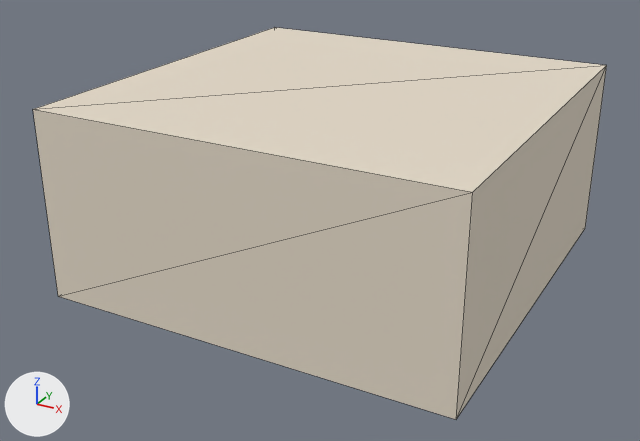
A saved change to the glTF model public/buildings/lot_4x4.glb.
Rendered twice from a 50 mm camera at (43.9, -40.5, 30.8) aimed at (14.5, 13.0, 4.1). The lights are fixed; the arrows at lower left show +X, +Y and +Z. The first picture is the older version. Mesh edges are drawn as thin lines. Vertices at exactly the same position are counted once.

Names of what the first picture shows: 'lot_4x4'.
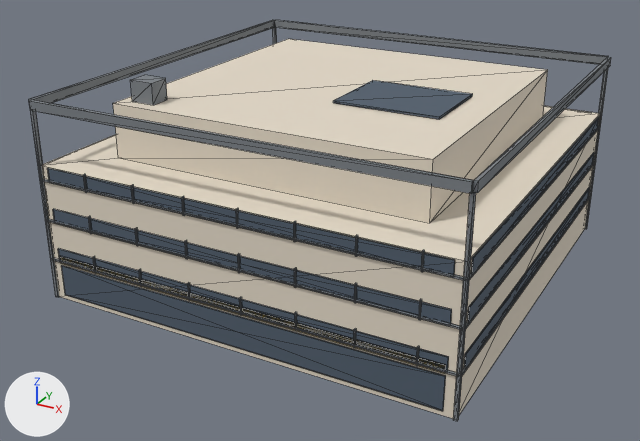
Where the change shows, as pixel boxes [x1, y1, x2, y2] in the pictures (640 x 441 px):
'lot_4x4', reshaped
    before: [33, 27, 607, 419]
    after: [29, 20, 611, 421]
part 1 of me_lot_4x4, added (pale yellow)
    after: [113, 39, 548, 223]
part 2 of me_lot_4x4, added
    after: [131, 75, 167, 105]
part 3 of me_lot_4x4, added
    after: [421, 250, 425, 272]
part 4 of me_lot_4x4, added
    after: [51, 258, 459, 376]
part 5 of me_lot_4x4, added
    after: [461, 194, 592, 376]
part 6 of me_lot_4x4, added
    after: [46, 219, 462, 330]
part 7 of me_lot_4x4, added
    after: [29, 20, 611, 421]

What the commit changed:
Material 'lot_4x4_glass' (mat_lot_4x4_glass) is new.
Its base color is (0.08, 0.11, 0.15) (greyish blue #505d6c).
Its roughness is 0.85.
Material 'lot_4x4_sign' (mat_lot_4x4_sign) is new.
Its base color is (0.92, 0.66, 0.22) (yellow #f6d481).
Its roughness is 0.85.
Material 'lot_4x4_trim' (mat_lot_4x4_trim) is new.
Its base color is (0.2, 0.22, 0.24) (grey #7c8186).
Its roughness is 0.85.
me_lot_4x4 is used by ob_lot_4x4; location (0.0, 0.0, 0.0).
me_lot_4x4 had 8 vertices, 12 faces and spanned x 0.0..30.5, y 0.0..30.5, z 0.0..14.0.
me_lot_4x4 now has 464 vertices, 708 faces and spans x -0.2..30.8, y -0.2..30.8, z 0.0..15.5.
me_lot_4x4 part 1: a new loose piece, a box spanning x 3.7..26.8, y 3.7..26.8, z 10.1..14.0, in mat_lot_4x4 (pale yellow #e5dac8).
me_lot_4x4 part 2: a new loose piece, a box spanning x 4.6..6.4, y 4.6..6.1, z 14.0..15.5, in mat_lot_4x4_trim (grey #7c8186).
me_lot_4x4 part 3: a new loose piece, a box spanning x 27.95..28.05, y -0.12..0.02, z 8.9..10.15, in mat_lot_4x4_trim (grey #7c8186).
me_lot_4x4 part 4: a new loose piece, a box spanning x 0.0..30.5, y -0.16..0.02, z 3.0..3.12, in mat_lot_4x4_trim (grey #7c8186).
me_lot_4x4 part 5: a new loose piece, a box spanning x 30.48..30.66, y 0.0..30.5, z 3.0..3.12, in mat_lot_4x4_trim (grey #7c8186).
me_lot_4x4 part 6: a new loose piece, a box spanning x 0.0..30.5, y -0.16..0.02, z 6.0..6.12, in mat_lot_4x4_trim (grey #7c8186).
me_lot_4x4 part 7: 216 vertices added at x -0.2..30.8, y -0.2..30.8, z 0.0..14.6.
Other edits to the shape of me_lot_4x4 do not show in these pictures.
me_lot_4x4 gains material mat_lot_4x4_trim (grey #7c8186).
me_lot_4x4 gains material mat_lot_4x4_glass (greyish blue #505d6c).
me_lot_4x4 gains material mat_lot_4x4_sign (yellow #f6d481).
